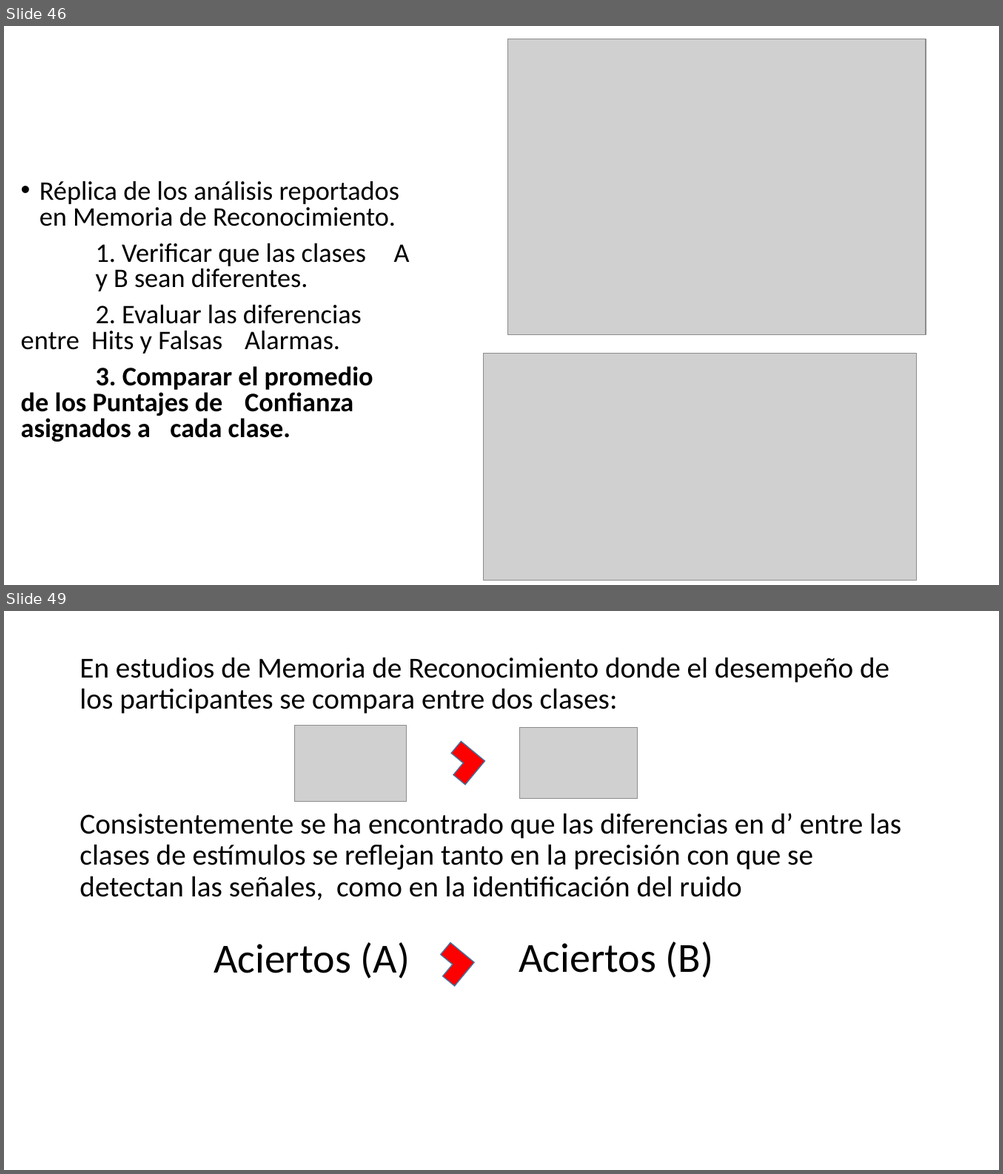
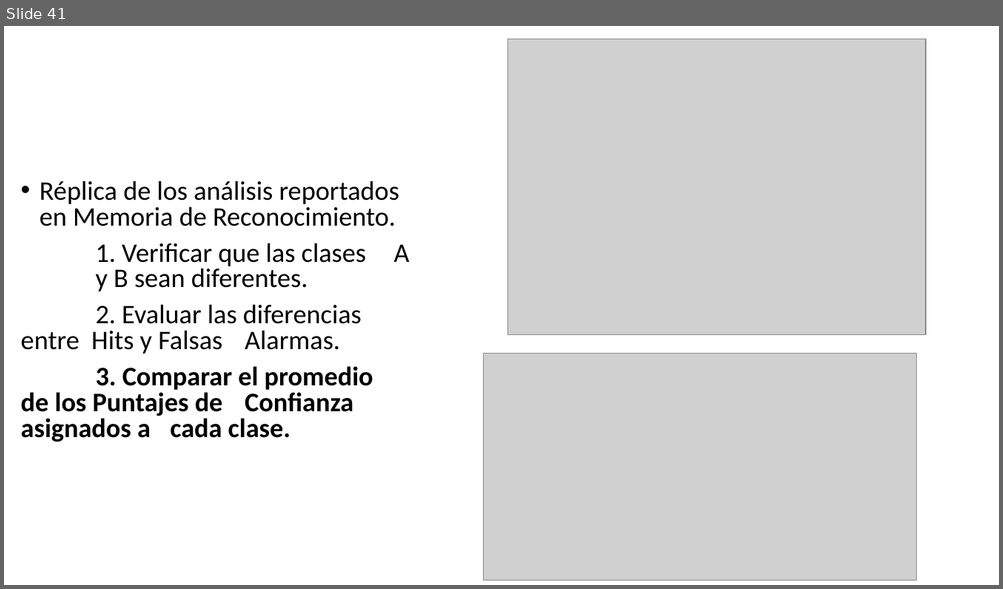
Before and after one commit to Adrifelcha/Adrifelcha, a slide deck: Tesis/Presentaciones/FINAL_Seminario.pptx. Shown one above the other, each under a label of ours: slides 46 and 49 before the commit, slide 41 after it; the slides between them are not shown. The pictures are 1003x1174 and 1003x589 pixels, drawn with LibreOffice and Linux fonts; fonts in the diff are those of the drawing; grey boxes stand for pictures. Boxes give left, top, right and bottom in pixels: in the first picture for what was removed or moved away, otherwise in the second. Text is boxed around its words. In the diff, an @@ line names an element or a change of style, - is before the commit and + after.

```diff
--- a/Tesis/Presentaciones/FINAL_Seminario.pptx
+++ b/Tesis/Presentaciones/FINAL_Seminario.pptx
@@ slide 49 removed at (4, 611, 999, 1170), background #FFFFFF @@
@@ text removed at (79, 657, 901, 900) @@
-En estudios de Memoria de Reconocimiento donde el desempeño de los participantes se compara entre dos clases:
-Consistentemente se ha encontrado que las diferencias en d’ entre las clases de estímulos se reflejan tanto en la precisión con que se detectan las señales, como en la identificación del ruido
@@ picture removed at (294, 725, 406, 801) @@
@@ corner removed at (441, 741, 485, 784) @@
@@ picture removed at (520, 727, 637, 798) @@
@@ text removed at (213, 943, 410, 979) @@
-Aciertos (A)
@@ corner removed at (430, 943, 474, 986) @@
@@ text removed at (519, 942, 713, 978) @@
-Aciertos (B)
@@ what was slide 46 is now slide 41 @@
```
Also in this commit, not shown: 14 slides changed, 8 slides added, 16 other slides removed, 1 other file.
